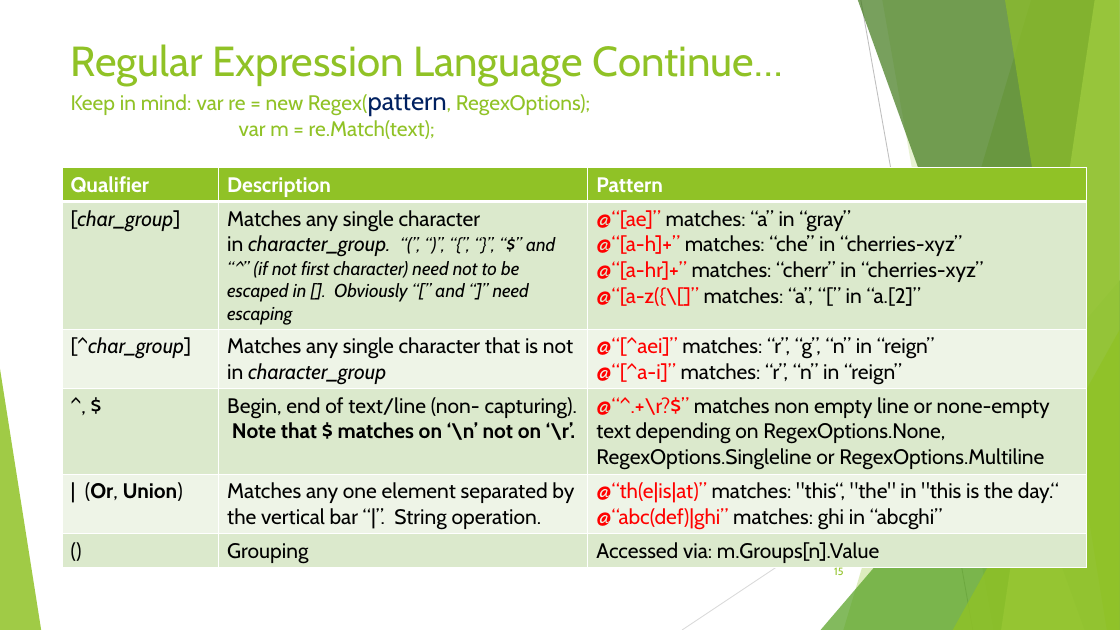
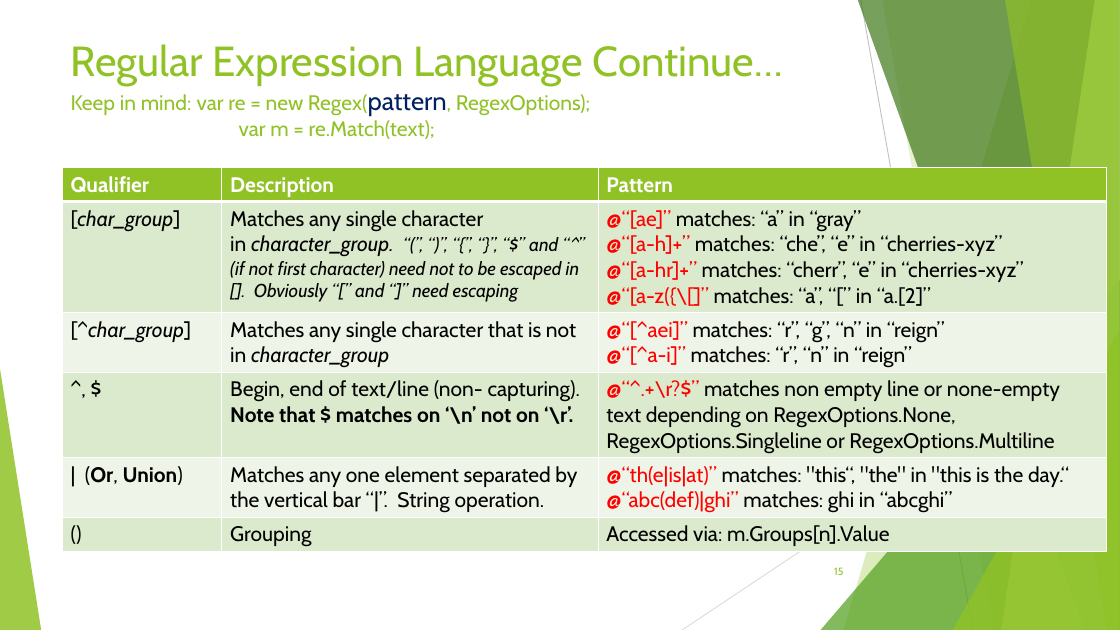
Before and after one commit to avifarah/RegularExpressionsTalk, a slide deck: slide 15 of Regular expression.pptx. Drawn at 1120x630 pixels with LibreOffice and Linux fonts; fonts in the diff are those of the drawing. Boxes give left, top, right and bottom in pixels: in the first picture for what was removed or moved away, otherwise in the second. Text is boxed around its words. In the diff, an @@ line names an element or a change of style, - is before the commit and + after.

Commit message:
Small change

```diff
--- a/Regular expression.pptx
+++ b/Regular expression.pptx
@@ table at (62, 168, 1107, 589) @@
-row 2, column 3: @“[ae]” matches: “a” in “gray” / @“[a-h]+” matches: “che” in “cherries-xyz” / @“[a-hr]+” matches: “cherr” in “cherries-xyz” / @“[a-z({\[]” matches: “a”, “[” in “a.[2]”
+row 2, column 3: @“[ae]” matches: “a” in “gray” / @“[a-h]+” matches: “che”, “e” in “cherries-xyz” / @“[a-hr]+” matches: “cherr”, “e” in “cherries-xyz” / @“[a-z({\[]” matches: “a”, “[” in “a.[2]”
@@ table: place and size @@
-table at (62, 168, 1086, 589)
+table at (62, 168, 1107, 589)
```
Also in this commit, not shown: 7 other slides changed.
